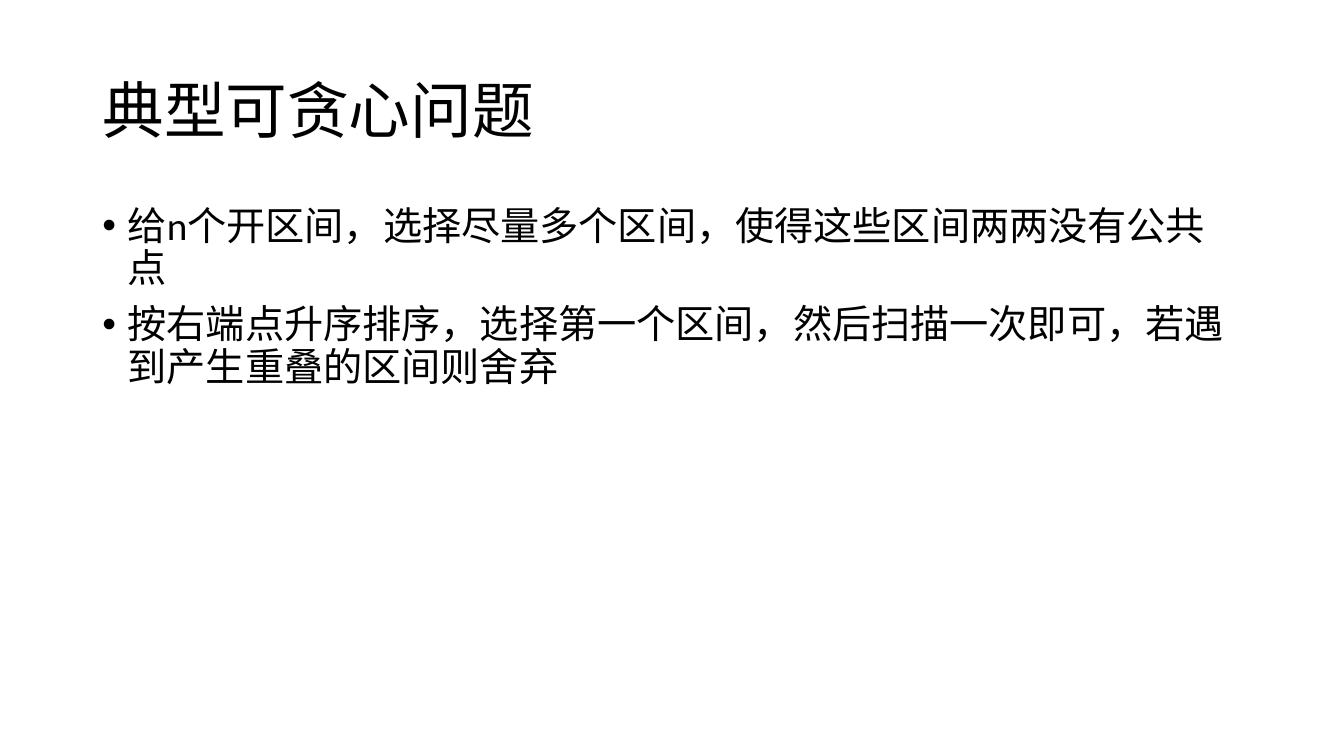
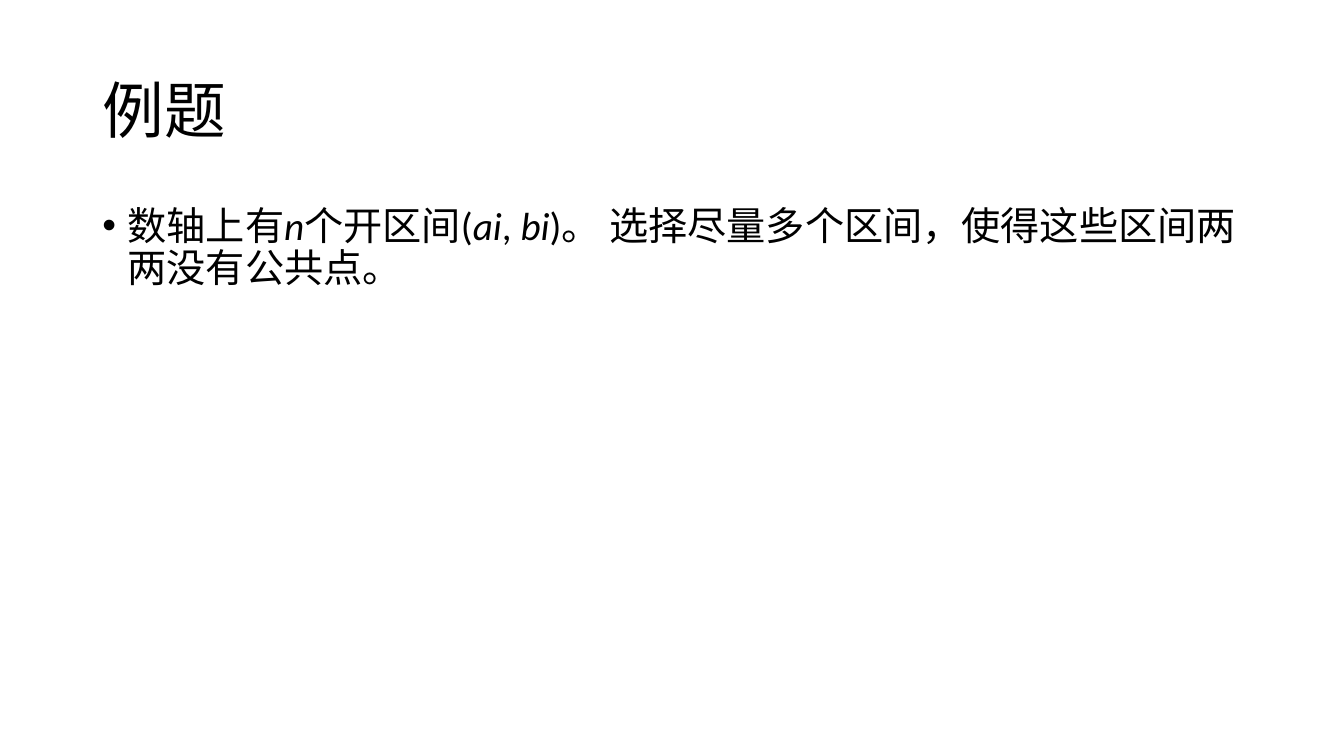
Before and after one commit to plus7wist/accepted-codes, a slide deck: slide 9 of notes/贪心.pptx (slide 6 before the commit). Drawn at 1344x756 pixels with LibreOffice and Linux fonts; fonts in the diff are those of the drawing. Boxes give left, top, right and bottom in pixels: in the first picture for what was removed or moved away, otherwise in the second. Text is boxed around its words. In the diff, an @@ line names an element or a change of style, - is before the commit and + after.

```diff
--- a/notes/贪心.pptx
+++ b/notes/贪心.pptx
@@ title at [102, 81, 225, 138]: text changed @@
-典型可贪心问题
+例题
@@ text at [128, 207, 1235, 286]: text changed @@
-• 给n个开区间，选择尽量多个区间，使得这些区间两两没有公共点
-• 按右端点升序排序，选择第一个区间，然后扫描一次即可，若遇到产生重叠的区间则舍弃
+• 数轴上有n个开区间(ai, bi)。 选择尽量多个区间，使得这些区间两两没有公共点。
```
Also in this commit, not shown: 7 other slides changed, 7 slides added, 4 slides removed, 4 other files.
